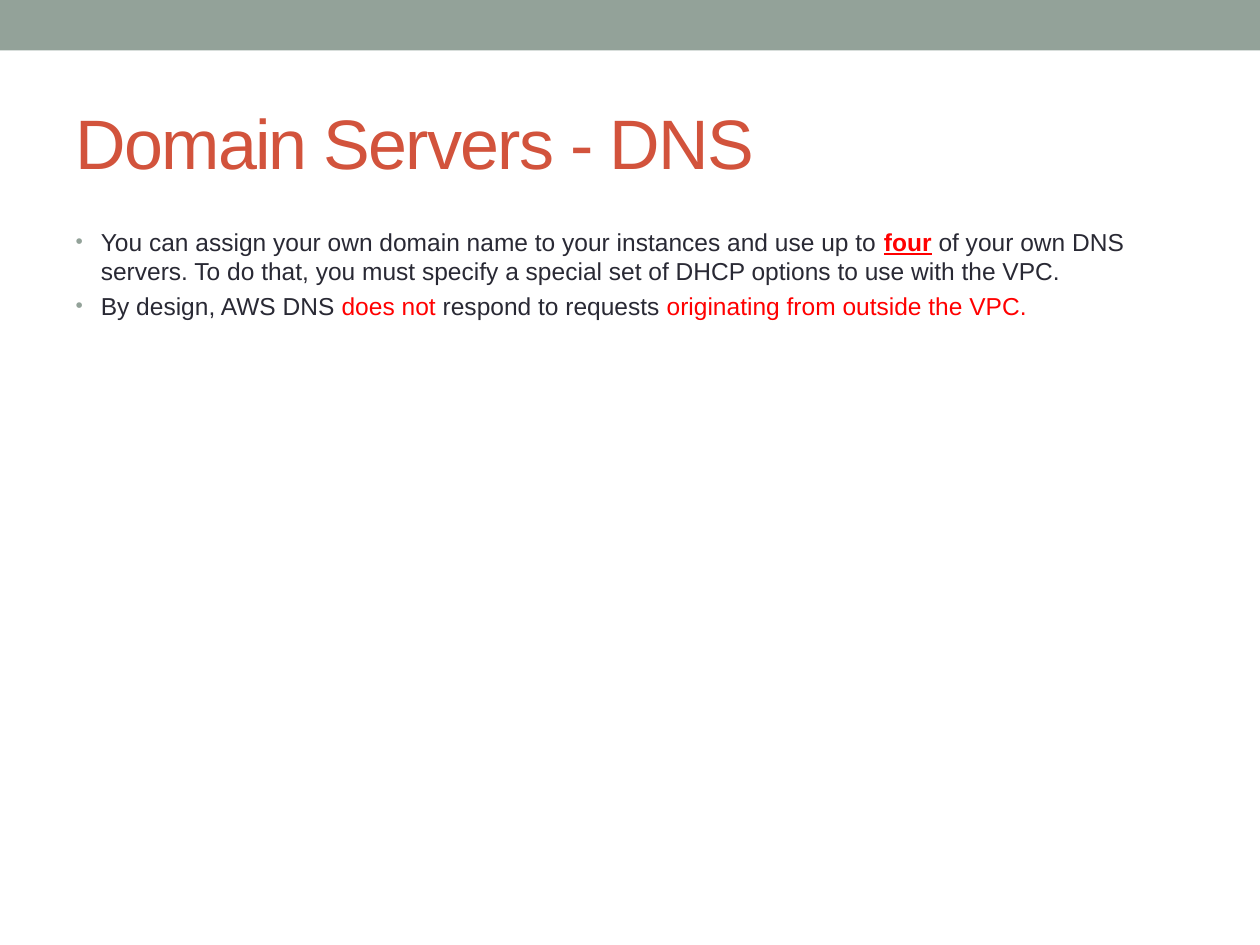
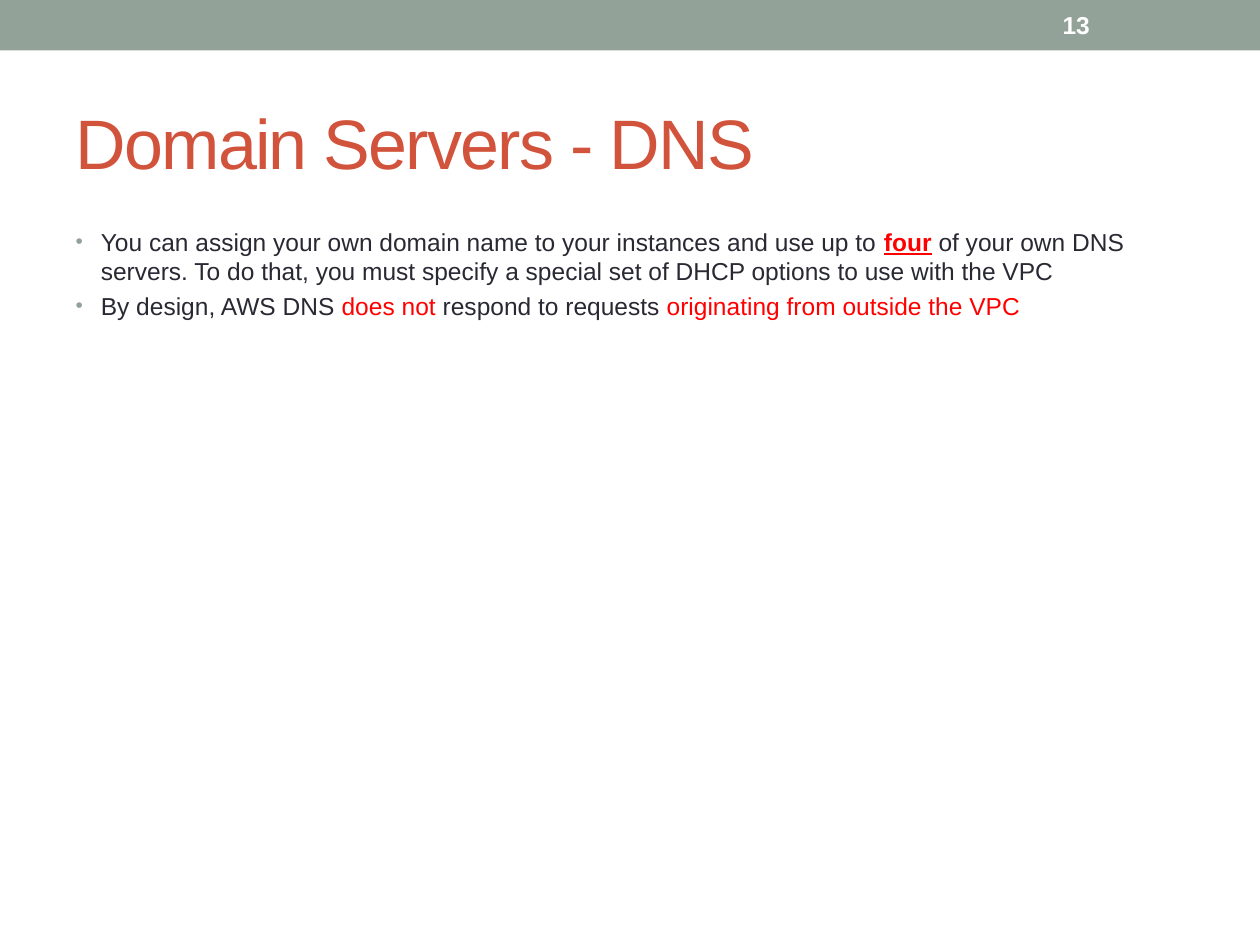
Before and after one commit to notionquest/ProjectDocumentation, a slide deck: slide 13 of AWS_Solution_Architect.pptx (slide 12 before the commit). Drawn at 1260x945 pixels with LibreOffice and Linux fonts; fonts in the diff are those of the drawing. Boxes give left, top, right and bottom in pixels: in the first picture for what was removed or moved away, otherwise in the second. Text is boxed around its words. In the diff, an @@ line names an element or a change of style, - is before the commit and + after.

```diff
--- a/AWS_Solution_Architect.pptx
+++ b/AWS_Solution_Architect.pptx
@@ page number added at (1063, 17, 1090, 34), 14 pt, text #FFFFFF, bold @@
+13
@@ text at (101, 233, 1124, 320): text changed @@
-• You can assign your own domain name to your instances and use up to four of your own DNS servers. To do that, you must specify a special set of DHCP options to use with the VPC.
-• By design, AWS DNS does not respond to requests originating from outside the VPC.
+• You can assign your own domain name to your instances and use up to four of your own DNS servers. To do that, you must specify a special set of DHCP options to use with the VPC
+• By design, AWS DNS does not respond to requests originating from outside the VPC
```
Also in this commit, not shown: 106 other slides changed, 4 slides added, 1 slide removed.
